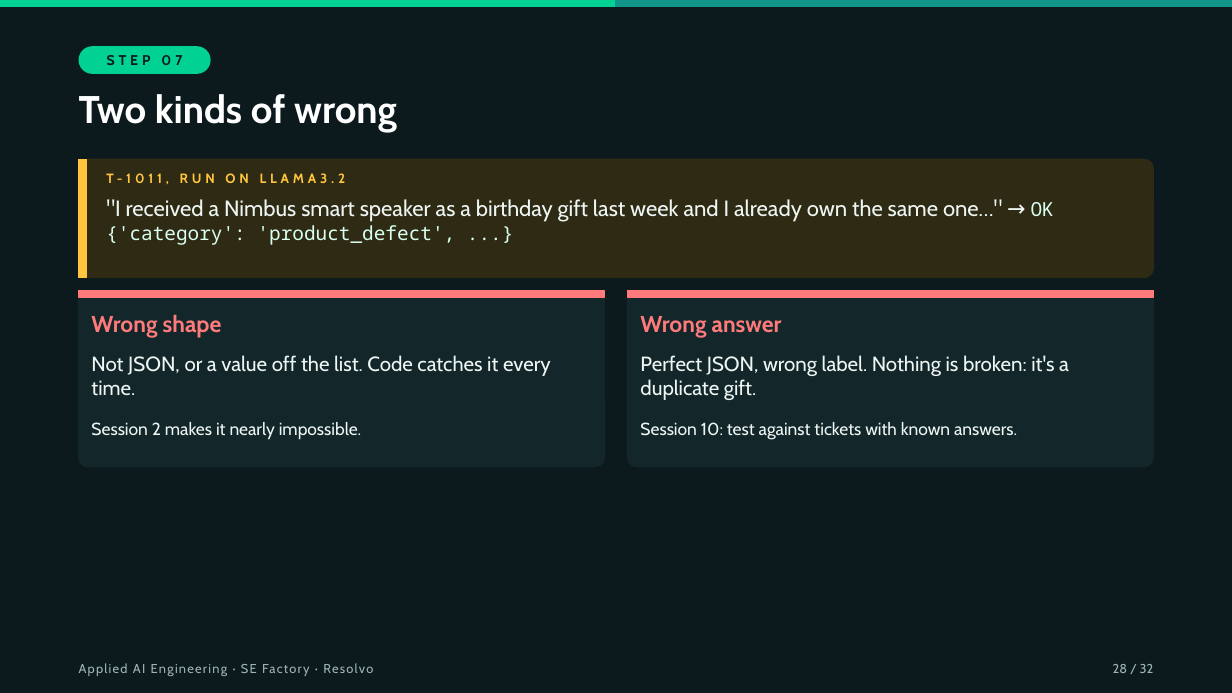
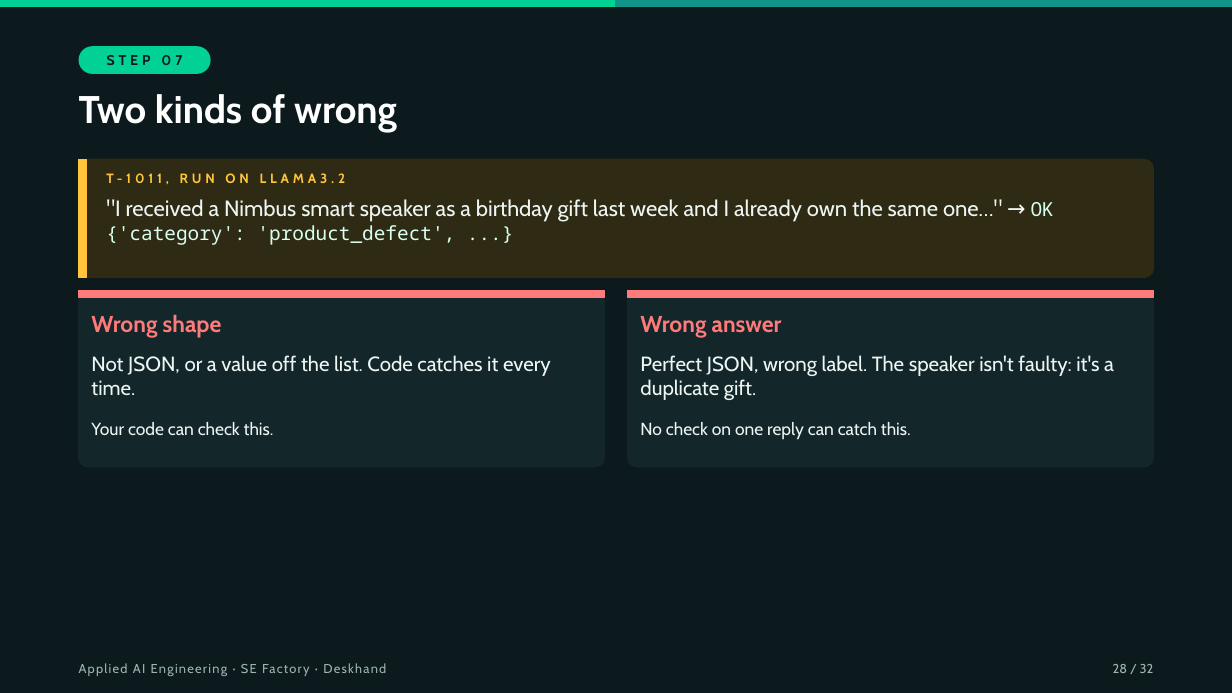
Before and after one commit to hasankanaan26/prep-kit, a slide deck: slide 28 of slides/session-00.pptx. Drawn at 1232x693 pixels with LibreOffice and Linux fonts; fonts in the diff are those of the drawing. Boxes give left, top, right and bottom in pixels: in the first picture for what was removed or moved away, otherwise in the second. Text is boxed around its words. In the diff, an @@ line names an element or a change of style, - is before the commit and + after.

```diff
--- a/slides/session-00.pptx
+++ b/slides/session-00.pptx
@@ text at [640, 355, 1114, 400]: text changed @@
-Perfect JSON, wrong label. Nothing is broken: it's a duplicate gift.
+Perfect JSON, wrong label. The speaker isn't faulty: it's a duplicate gift.
@@ text at [91, 422, 274, 435]: text changed @@
-Session 2 makes it nearly impossible.
+Your code can check this.
@@ text at [640, 422, 911, 440]: text changed @@
-Session 10: test against tickets with known answers.
+No check on one reply can catch this.
@@ text at [79, 663, 386, 676]: text changed @@
-Applied AI Engineering · SE Factory · Resolvo
+Applied AI Engineering · SE Factory · Deskhand
```
Also in this commit, not shown: 31 other slides changed, 6 other files.
